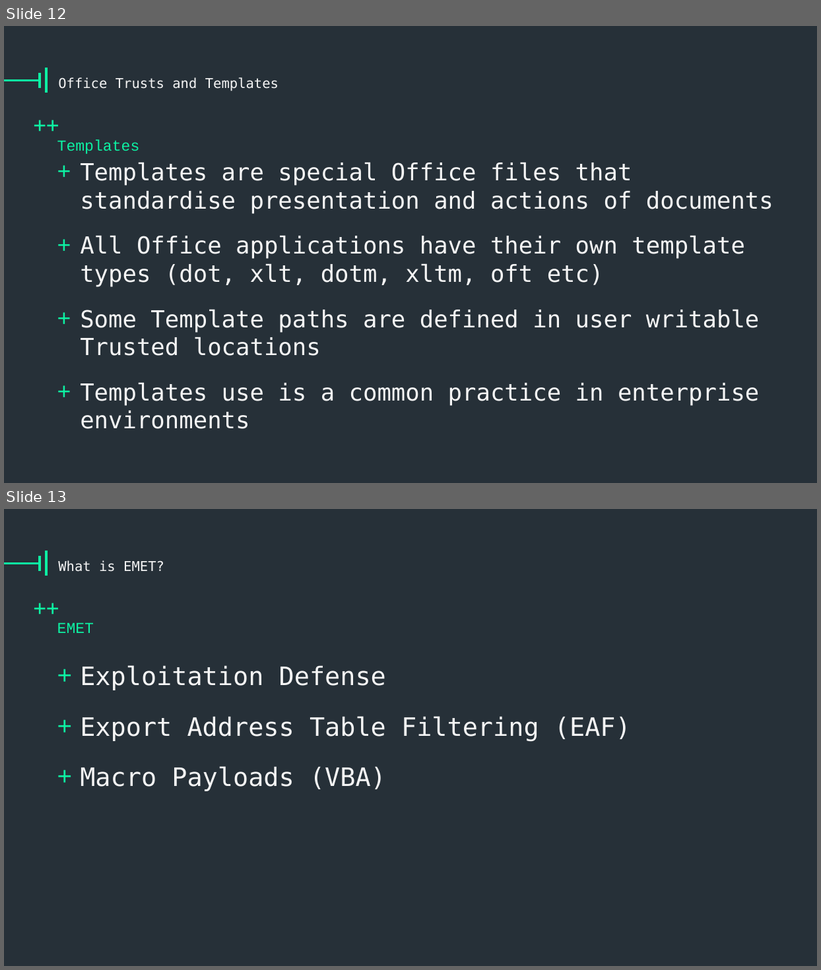
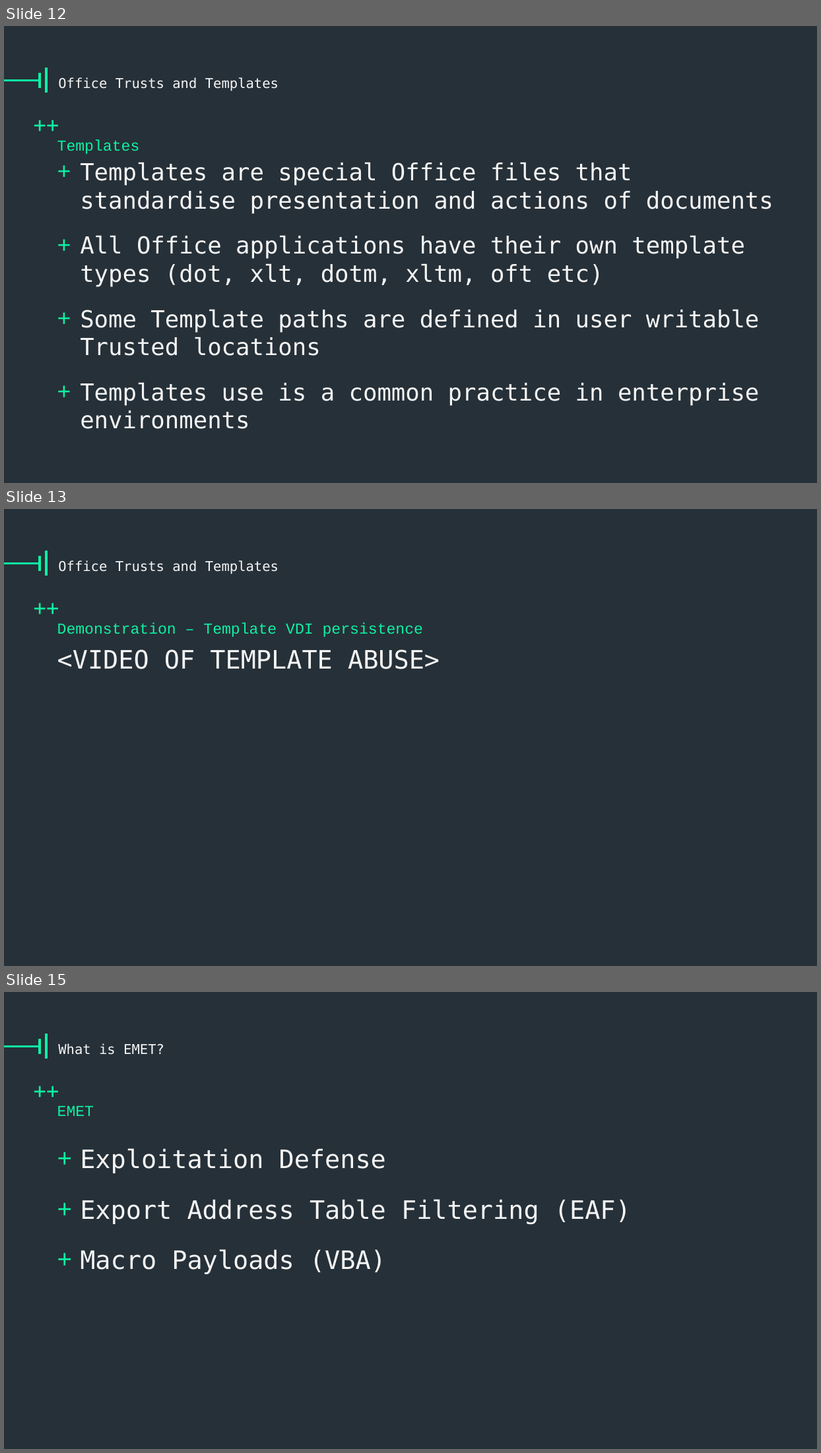
Before and after one commit to vysec/wepwnise-presentation, a slide deck: one-template-to-rule-them-all-v1.1.pptx. Shown one above the other, each under a label of ours: slides 12 and 13 before the commit, slides 12, 13 and 15 after it; the slides between them are not shown. The pictures are 821x970 and 821x1453 pixels, drawn with LibreOffice and Linux fonts; fonts in the diff are those of the drawing; background and template pictures are left out. Boxes give left, top, right and bottom in pixels: in the first picture for what was removed or moved away, otherwise in the second. Text is boxed around its words. In the diff, an @@ line names an element or a change of style, - is before the commit and + after.

```diff
--- a/one-template-to-rule-them-all-v1.1.pptx
+++ b/one-template-to-rule-them-all-v1.1.pptx
@@ slide 13 added at [4,509,817,966], background #263038; not listed: 4 template elements that a slide beside it also shows @@
@@ title added at [58,560,279,574], 32 pt, text #F5F5F5 @@
+Office Trusts and Templates
@@ text added at [57,623,423,637], 36 pt, text #0DF2A3 @@
+Demonstration – Template VDI persistence
@@ text added at [57,650,440,669], 60 pt, text #F5F5F5 @@
+<VIDEO OF TEMPLATE ABUSE>
@@ what was slide 13 is now slide 15 @@
```
Also in this commit, not shown: 1 other slide added.
